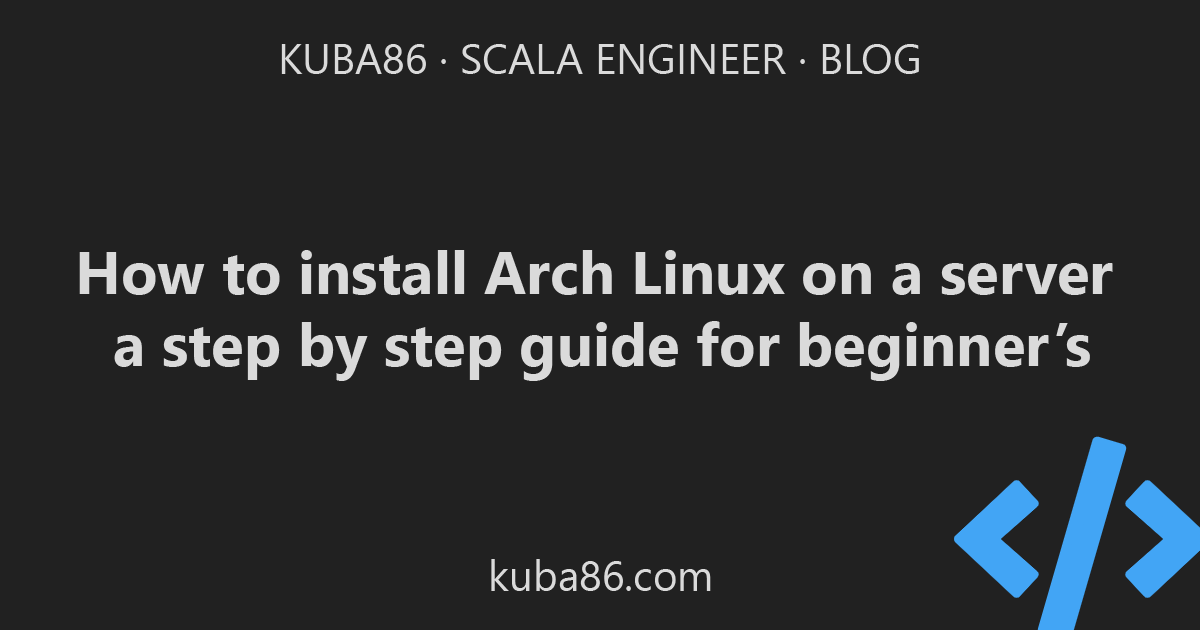
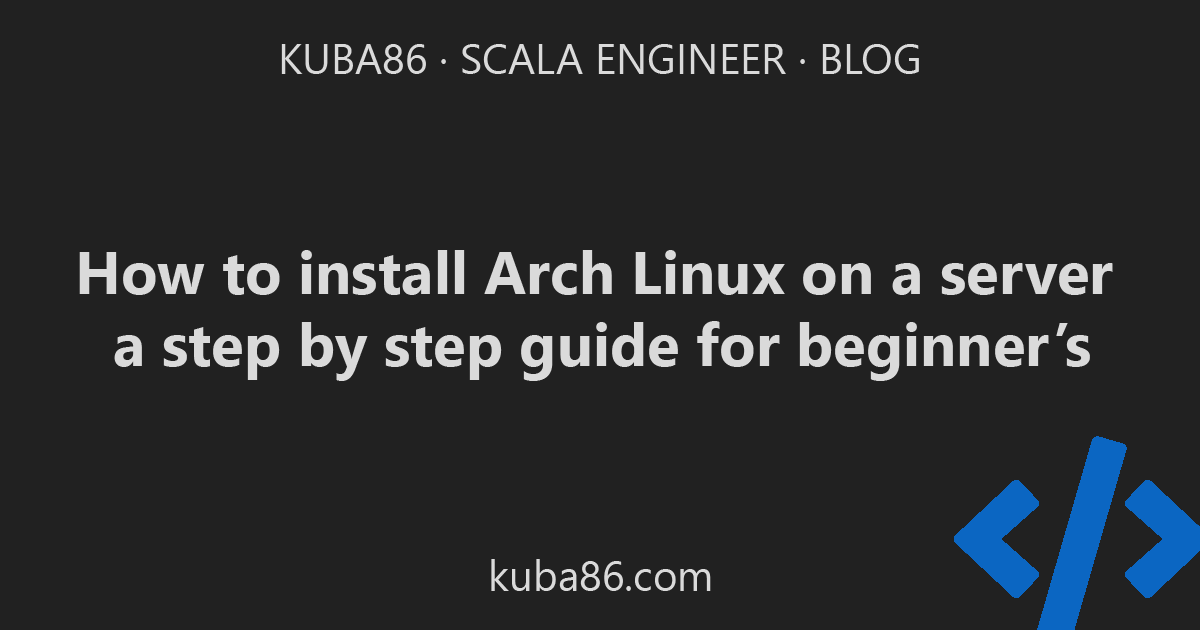
The second 1200×630 image is a revision of the first. Changes to its layers:
painted on "Layer 2" over [954, 436, 1200, 630]
